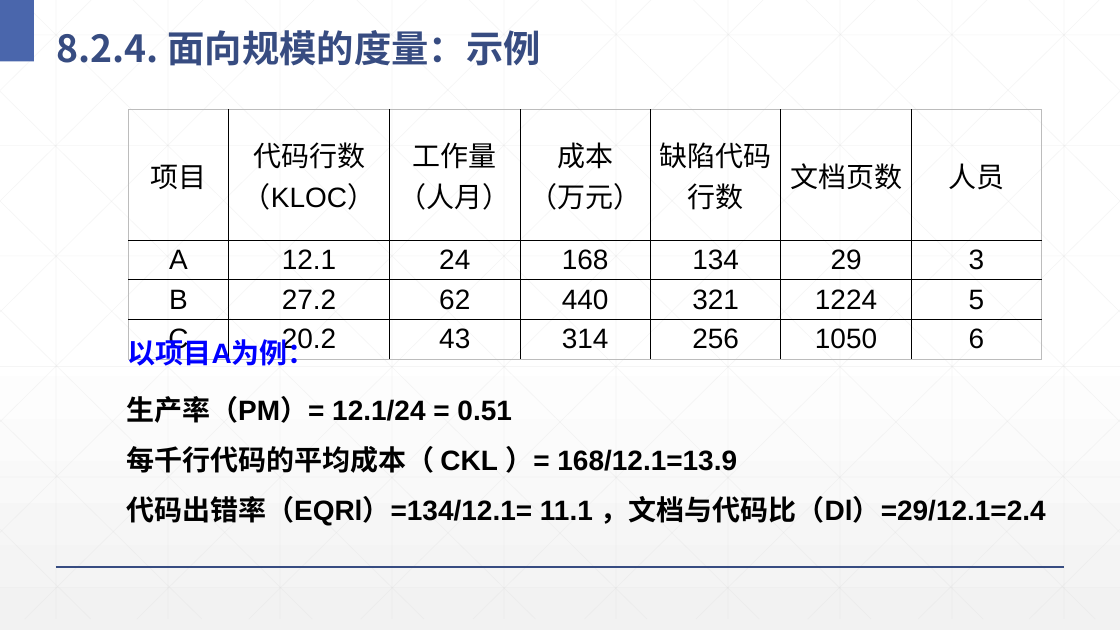
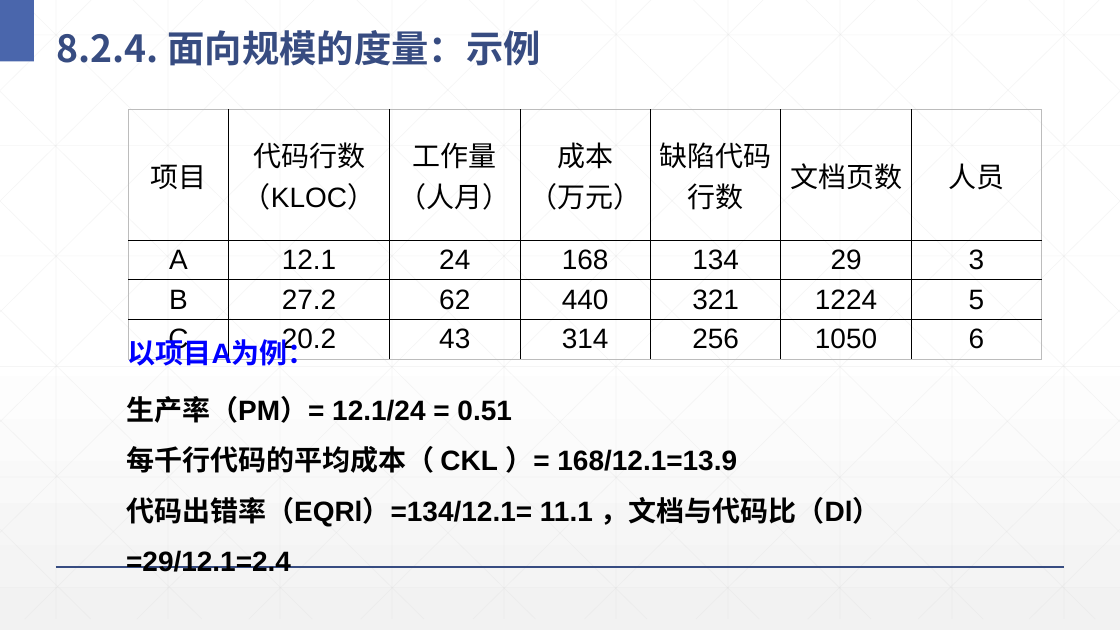
Before and after one commit to Panamera-Turbo/Software_Engineering, a slide deck: slide 17 of 8软件项目管理的概念.pptx. Drawn at 1120x630 pixels with LibreOffice and Linux fonts; fonts in the diff are those of the drawing. Boxes give left, top, right and bottom in pixels: in the first picture for what was removed or moved away, otherwise in the second. Text is boxed around its words. In the diff, an @@ line names an element or a change of style, - is before the commit and + after.

```diff
--- a/8软件项目管理的概念.pptx
+++ b/8软件项目管理的概念.pptx
@@ text "生产率（PM）= 12.1/24 = 0.51" rewrapped from (126,396,1046,526) to (126,396,881,572) @@
```
Also in this commit, not shown: 44 other slides changed, 7 other files.
